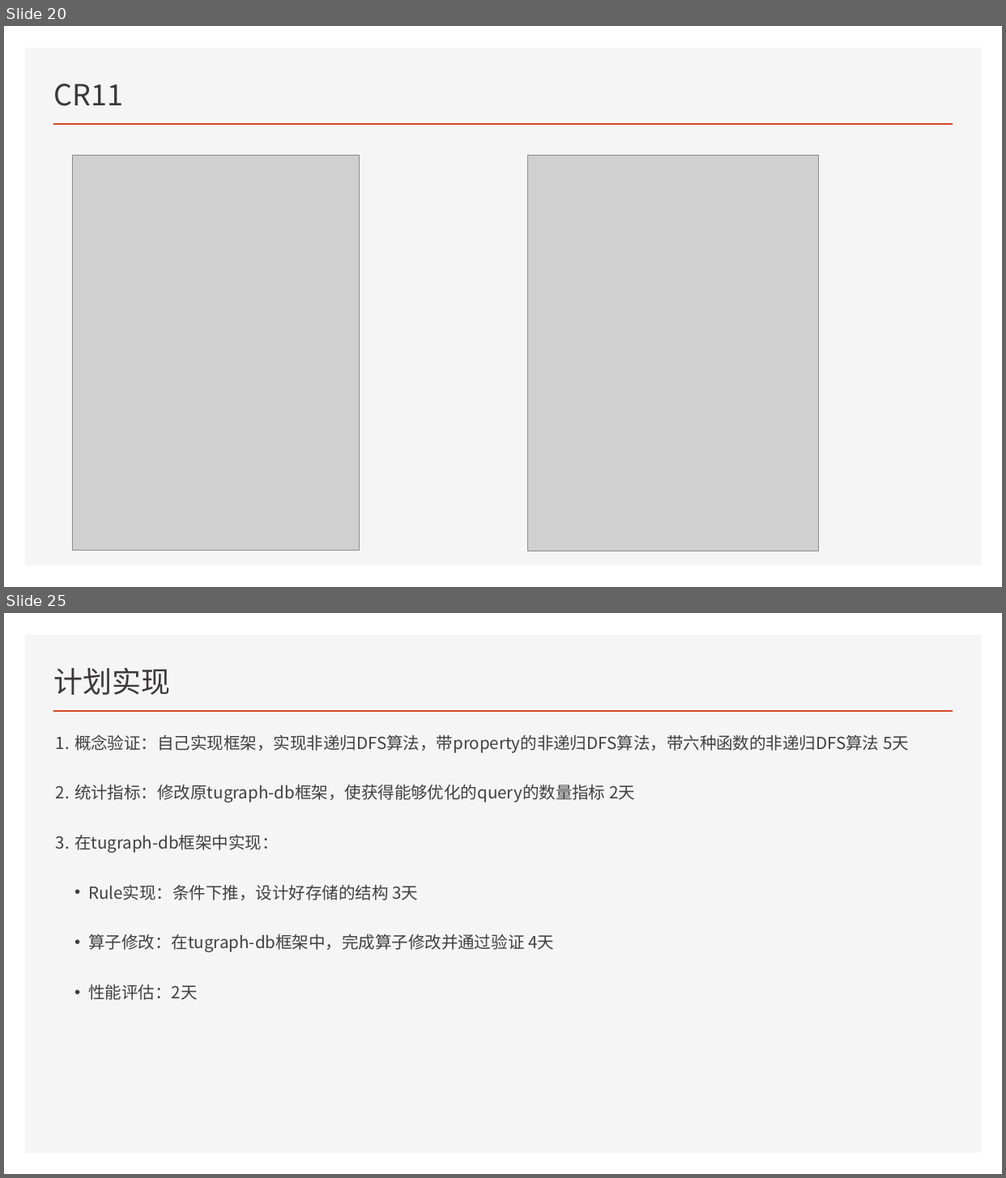
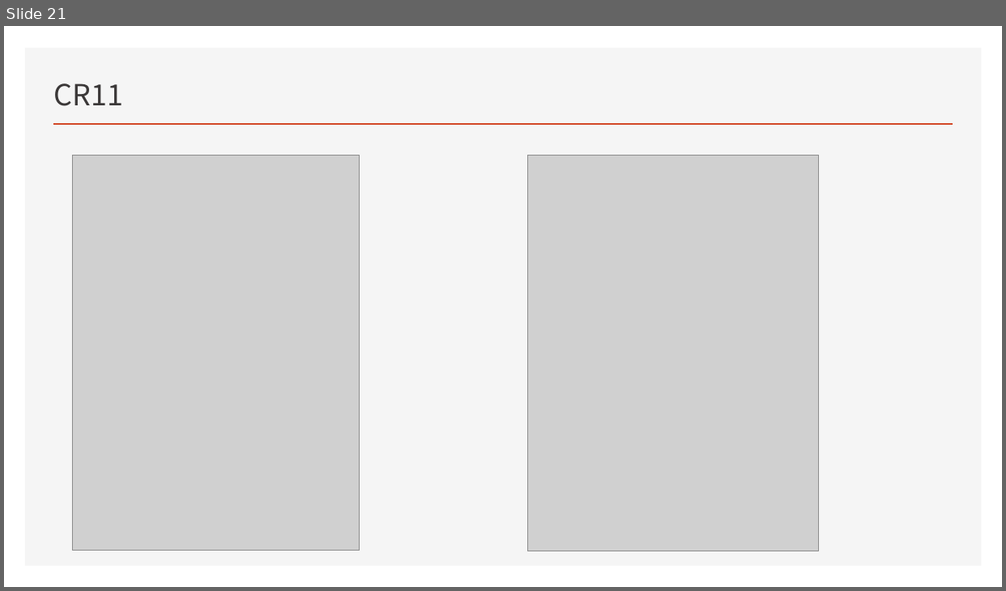
Before and after one commit to peace-dove/demo, a slide deck: transfer/4.3.pptx. Shown one above the other, each under a label of ours: slides 20 and 25 before the commit, slide 21 after it; the slides between them are not shown. The pictures are 1006x1178 and 1006x591 pixels, drawn with LibreOffice and Linux fonts; fonts in the diff are those of the drawing; grey boxes stand for pictures. Boxes give left, top, right and bottom in pixels: in the first picture for what was removed or moved away, otherwise in the second. Text is boxed around its words. In the diff, an @@ line names an element or a change of style, - is before the commit and + after.

```diff
--- a/transfer/4.3.pptx
+++ b/transfer/4.3.pptx
@@ slide 25 removed at bbox=[4, 613, 1002, 1174], background #FFFFFF; not listed: 2 template elements that a slide beside it also shows @@
@@ title removed at bbox=[54, 667, 171, 695] @@
-计划实现
@@ text removed at bbox=[74, 735, 909, 1000] @@
-1. 概念验证：自己实现框架，实现非递归DFS算法，带property的非递归DFS算法，带六种函数的非递归DFS算法 5天
-2. 统计指标：修改原tugraph-db框架，使获得能够优化的query的数量指标 2天
-3. 在tugraph-db框架中实现：
-  • Rule实现：条件下推，设计好存储的结构 3天
-  • 算子修改：在tugraph-db框架中，完成算子修改并通过验证 4天
-  • 性能评估：2天
@@ what was slide 20 is now slide 21 @@
```
Also in this commit, not shown: 10 slides changed, 2 slides added, 3 other slides removed.
